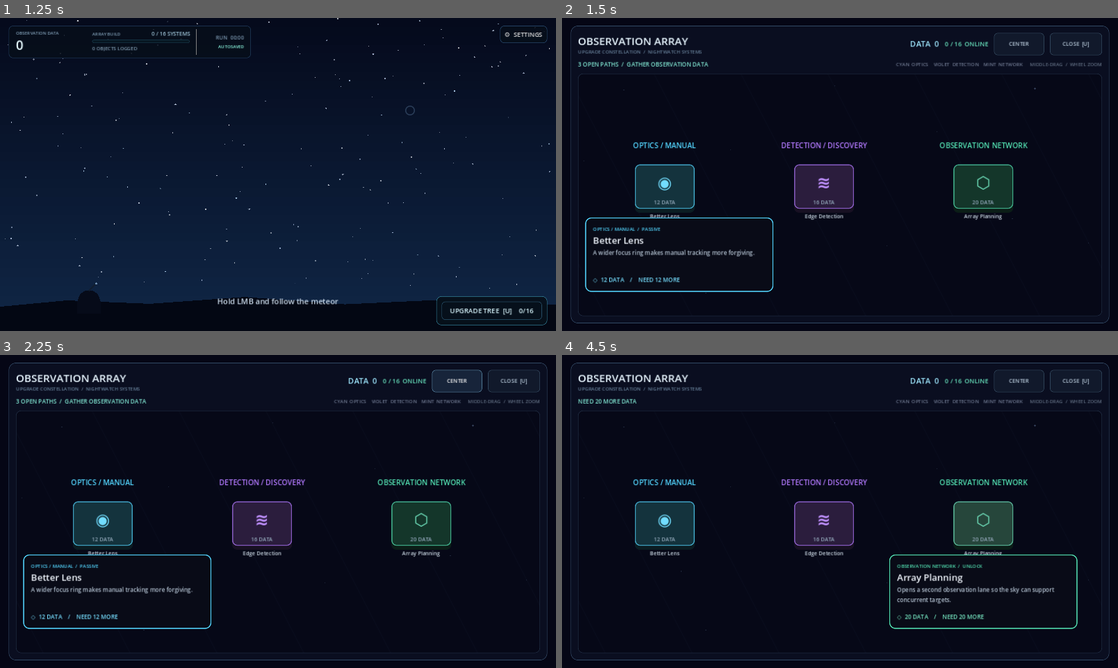
Above: before the commit, frames 1-4 (two rows, left to right).
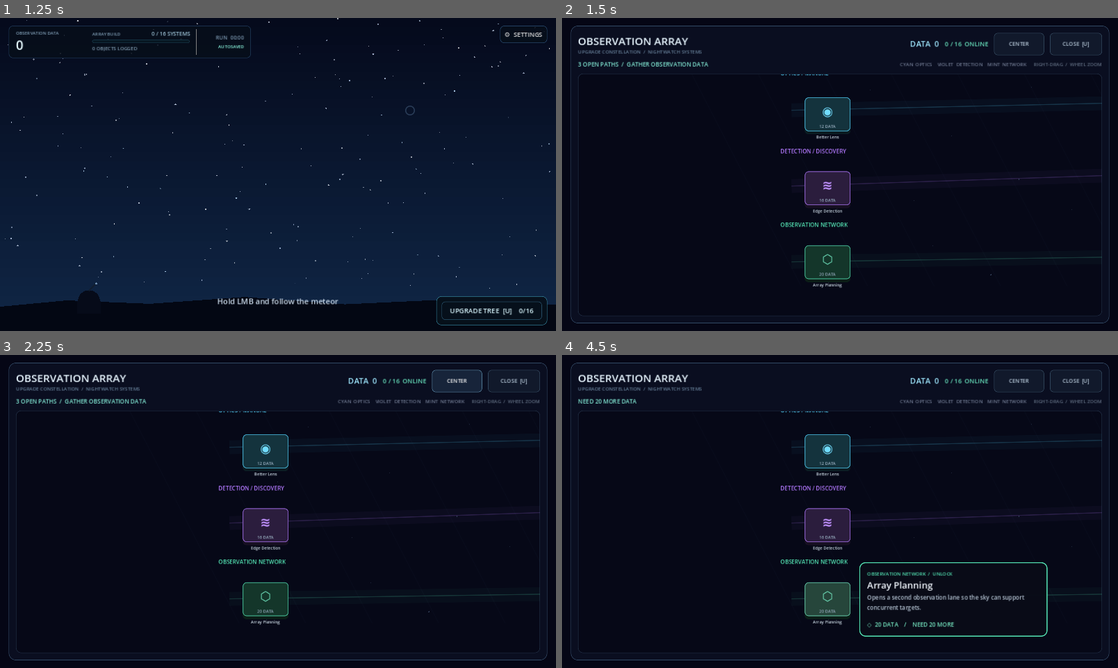
Above: after the commit, the same moments.

Repository: frotrue/nightwatch-array
Game: Godot game, scene res://scenes/main.tscn
Same seed, same stepped clock (60 frames per second), same inputs: the game is played once before the commit and once after it.
Inputs:
- Up to frame 1 (1.25 s): click "SKIP" at 0.5 s
- Up to frame 2 (1.5 s): click "UPGRADE TREE [U] 0/16" at 1.25 s
- Up to frame 3 (2.25 s): click "CENTER" at 2 s
- Up to frame 4 (4.5 s): click "◉" at 2.75 s; click "≋" at 3.5 s; click "⬡" at 4.25 s

Frame 1 is identical in both runs. In frame 2, 8.5% of the frame differs, in the area x 3-98%, y 14-88%; in frame 3, 8.5%; in frame 4, 9.7%, in the area x 3-98%, y 14-90%.
Error in both runs: Invalid call. Nonexistent function 'get_mouse_filter_with_override' in base 'Button'. (res://scripts/observation_controller.gd:243)

Commit message:
fix: simplify research tree interaction

Diff:
--- a/localization/ui.csv
+++ b/localization/ui.csv
@@ -99,7 +99,7 @@
 TREE_CENTER,CENTER,중앙으로
 TREE_CLOSE,CLOSE  [U],닫기  [U]
 TREE_LEGEND,CYAN  OPTICS    VIOLET  DETECTION    MINT  NETWORK,청록  광학    보라  탐지    민트  관측망
-TREE_CONTROLS,MIDDLE-DRAG  /  WHEEL ZOOM,휠 버튼 드래그로 이동  /  휠로 확대·축소
+TREE_CONTROLS,RIGHT-DRAG  /  WHEEL ZOOM,우클릭 드래그로 이동  /  휠로 확대·축소
 TREE_STATUS_READY,%d UPGRADE READY,시스템 설치 가능 %d개
 TREE_STATUS_PATHS,%d OPEN PATHS  /  GATHER OBSERVATION DATA,열린 경로 %d개  /  관측 데이터 필요
 TREE_STATUS_STABLE,OBSERVATION NETWORK STABLE,관측망 안정화 완료
--- a/scripts/upgrade_tree.gd
+++ b/scripts/upgrade_tree.gd
@@ -51,9 +51,7 @@
 var pan_position := Vector2.ZERO
 var panning: bool = false
 var paused_by_tree: bool = false
-var opening_layout_active: bool = false
 var refresh_pending: bool = false
-var layout_upgrade_level: int = -1
 var node_visual_keys: Dictionary = {}
 
 
@@ -81,6 +79,7 @@
 	if overlay.visible or progression == null:
 		return
 	overlay.visible = true
+	_hide_node_detail()
 	Input.mouse_mode = Input.MOUSE_MODE_VISIBLE
 	paused_by_tree = not get_tree().paused
 	get_tree().paused = true
@@ -94,6 +93,7 @@
 		return
 	overlay.visible = false
 	panning = false
+	_hide_node_detail()
 	if paused_by_tree:
 		get_tree().paused = false
 	paused_by_tree = false
@@ -114,7 +114,7 @@
 			get_viewport().set_input_as_handled()
 			return
 	if event is InputEventMouseButton:
-		if event.button_index == MOUSE_BUTTON_MIDDLE:
+		if event.button_index == MOUSE_BUTTON_RIGHT:
 			panning = event.pressed
 			get_viewport().set_input_as_handled()
 			return
@@ -192,6 +192,17 @@
 	_show_node_detail(node_id)
 
 
+func _on_node_unhovered(node_id: String) -> void:
+	if selected_node_id == node_id:
+		_hide_node_detail()
+
+
+func _hide_node_detail() -> void:
+	selected_node_id = ""
+	if detail_panel != null:
+		detail_panel.visible = false
+
+
 func _on_purchase_rejected(node_id: String, reason_key: String, value) -> void:
 	selected_node_id = node_id
 	match reason_key:
@@ -215,10 +226,6 @@
 	if progression == null or data_readout == null:
 		return
 	refresh_pending = false
-	var current_upgrade_level := int(progression.upgrade_level)
-	if layout_upgrade_level != current_upgrade_level:
-		_apply_layout_mode()
-		layout_upgrade_level = current_upgrade_level
 	data_readout.text = tr("TREE_DATA") % int(floor(progression.observation_data))
 	systems_readout.text = tr("TREE_SYSTEMS") % [progression.upgrade_level, Balance.UPGRADE_NODES.size()]
 	var available_count := 0
@@ -230,7 +237,7 @@
 		if state == "hidden" and _is_teaser_visible(definition):
 			visual_state = "teaser"
 		var visible := visual_state != "hidden"
-		if opening_layout_active and not definition.prerequisites.is_empty():
+		if progression.upgrade_level == 0 and not definition.prerequisites.is_empty():
 			visible = false
 		var button: Button = node_buttons[node_id]
 		var shadow: PanelContainer = node_shadows[node_id]
@@ -256,10 +263,10 @@
 		tree_status.text = tr("TREE_STATUS_PATHS") % available_count
 	else:
 		tree_status.text = tr("TREE_STATUS_STABLE")
-	if selected_node_id.is_empty() or not node_buttons.has(selected_node_id) or not node_buttons[selected_node_id].visible:
-		selected_node_id = _first_visible_node_id()
-	if not selected_node_id.is_empty():
+	if not selected_node_id.is_empty() and node_buttons.has(selected_node_id) and node_buttons[selected_node_id].visible and detail_panel.visible:
 		_show_node_detail(selected_node_id)
+	else:
+		_hide_node_detail()
 	tree_canvas.queue_redraw()
 
 
@@ -269,52 +276,6 @@
 		if gate_state != "hidden" and gate_state != "missing":
 			return true
 	return false
-
-
-func _first_visible_node_id() -> String:
-	for definition in Balance.UPGRADE_NODES:
-		var node_id := String(definition.id)
-		if node_buttons[node_id].visible and String(node_buttons[node_id].get_meta("visual_state")) != "teaser":
-			return node_id
-	return ""
-
-
-func _apply_layout_mode() -> void:
-	opening_layout_active = progression.upgrade_level == 0
-	var opening_positions := {
-		"better_lens": Vector2(290, 245),
-		"edge_detection": Vector2(620, 245),
-		"array_planning": Vector2(950, 245)
-	}
-	for definition in Balance.UPGRADE_NODES:
-		var node_id := String(definition.id)
-		var position := Vector2(definition.position)
-		if opening_layout_active and opening_positions.has(node_id):
-			position = opening_positions[node_id]
-		_set_node_position(node_id, position)
-	var normal_rows := {"optics": 34.0, "detection": 245.0, "network": 444.0}
-	var opening_x := {"optics": 212.0, "detection": 542.0, "network": 872.0}
-	for branch_id in branch_labels:
-		var label: Label = branch_labels[branch_id]
-		if opening_layout_active:
-			label.position = Vector2(float(opening_x[branch_id]), 195.0)
-			label.size = Vector2(280.0, 32.0)
-			label.horizontal_alignment = HORIZONTAL_ALIGNMENT_CENTER
-		else:
-			label.position = Vector2(24.0, float(normal_rows[branch_id]))
-			label.size = Vector2(300.0, 28.0)
-			label.horizontal_alignment = HORIZONTAL_ALIGNMENT_LEFT
-
-
-func _set_node_position(node_id: String, position: Vector2) -> void:
-	if not node_buttons.has(node_id):
-		return
-	var button: Button = node_buttons[node_id]
-	var shadow: PanelContainer = node_shadows[node_id]
-	var name_label: Label = node_names[node_id]
-	button.position = position
-	shadow.position = position + Vector2(0, 8)
-	name_label.position = Vector2(position.x + button.size.x * 0.5 - 95.0, position.y + button.size.y + 7.0)
 
 
 func _apply_node_visual(definition: Dictionary, visual_state: String) -> void:
@@ -436,9 +397,7 @@
 	var node_size := button.size * zoom
 	var panel_size := Vector2(390.0, 154.0)
 	var desired := Vector2(node_top_left.x + node_size.x + 18.0, node_top_left.y + node_size.y * 0.5 - panel_size.y * 0.5)
-	if opening_layout_active:
-		desired = Vector2(node_top_left.x + node_size.x * 0.5 - panel_size.x * 0.5, node_top_left.y + node_size.y + 18.0)
-	elif desired.x + panel_size.x > content_clip.size.x - 14.0:
+	if desired.x + panel_size.x > content_clip.size.x - 14.0:
 		desired.x = node_top_left.x - panel_size.x - 18.0
 	if desired.y + panel_size.y > content_clip.size.y - 14.0:
 		desired.y = node_top_left.y - panel_size.y - 18.0
@@ -617,6 +576,7 @@
 	button.set_meta("visual_state", "hidden")
 	button.pressed.connect(_on_node_pressed.bind(node_id))
 	button.mouse_entered.connect(_on_node_hovered.bind(node_id))
+	button.mouse_exited.connect(_on_node_unhovered.bind(node_id))
 	tree_canvas.add_child(button)
 
 	var icon_label := _make_label(String(definition.icon), 38 if major else 34, Color.WHITE)
@@ -693,17 +653,16 @@
 		var radius := 1.7 if index % 5 == 0 else 1.0
 		var alpha := 0.28 if index % 5 == 0 else 0.16
 		tree_canvas.draw_circle(BACKGROUND_STARS[index], radius, Color(0.65, 0.82, 1.0, alpha))
-	if not opening_layout_active:
-		var branch_lanes := {
-			"optics": [Vector2(55, 145), Vector2(1395, 115)],
-			"detection": [Vector2(55, 350), Vector2(1395, 305)],
-			"network": [Vector2(55, 555), Vector2(1395, 535)]
-		}
-		for branch_id in branch_lanes:
-			var branch_color: Color = Balance.BRANCHES[branch_id].color
-			var lane: Array = branch_lanes[branch_id]
-			tree_canvas.draw_line(lane[0], lane[1], Color(branch_color, 0.035), 36.0, true)
-			tree_canvas.draw_line(lane[0], lane[1], Color(branch_color, 0.18), 1.4, true)
+	var branch_lanes := {
+		"optics": [Vector2(55, 145), Vector2(1395, 115)],
+		"detection": [Vector2(55, 350), Vector2(1395, 305)],
+		"network": [Vector2(55, 555), Vector2(1395, 535)]
+	}
+	for branch_id in branch_lanes:
+		var branch_color: Color = Balance.BRANCHES[branch_id].color
+		var lane: Array = branch_lanes[branch_id]
+		tree_canvas.draw_line(lane[0], lane[1], Color(branch_color, 0.035), 36.0, true)
+		tree_canvas.draw_line(lane[0], lane[1], Color(branch_color, 0.18), 1.4, true)
 	if progression == null:
 		return
 	for definition in Balance.UPGRADE_NODES:
--- a/tests/smoke_test.gd
+++ b/tests/smoke_test.gd
@@ -122,13 +122,13 @@
 	_check(game.hud.next_system_bar.max_value == 12.0 and game.hud.next_system_bar.value == 0.0, "next-system card shows progress toward its Data cost")
 	_check(game.progression.get_node_state("long_exposure") == "hidden", "adjacent optics node begins hidden")
 	var closed_tree_style_id: int = game.upgrade_tree.node_buttons["better_lens"].get_theme_stylebox("normal").get_instance_id()
-	var closed_tree_layout_level: int = game.upgrade_tree.layout_upgrade_level
+	var closed_tree_optics_position: Vector2 = game.upgrade_tree.node_buttons["better_lens"].position
 	var data_before_rejected_purchase: float = game.progression.observation_data
 	_check(not game.progression.request_purchase("array_planning"), "purchase fails when Observation Data is insufficient")
 	_check(game.progression.observation_data == data_before_rejected_purchase, "failed purchase never deducts Data")
 	game.progression.add_debug_data(100.0)
 	_check(game.upgrade_tree.refresh_pending, "closed upgrade tree defers progression refreshes")
-	_check(game.upgrade_tree.layout_upgrade_level == closed_tree_layout_level, "observation data does not relayout a closed upgrade tree")
+	_check(game.upgrade_tree.node_buttons["better_lens"].position == closed_tree_optics_position, "observation data does not move the fixed upgrade tree")
 	_check(game.upgrade_tree.node_buttons["better_lens"].get_theme_stylebox("normal").get_instance_id() == closed_tree_style_id, "closed upgrade tree reuses node styles during observation rewards")
 	_check(game.hud.data_gain_label.visible, "resource gains receive immediate HUD feedback")
 	_check(game.hud.next_header.visible and game.hud.next_progress_row.visible, "affordable upgrades expand the contextual tree prompt")
@@ -147,13 +147,35 @@
 	_check(game.upgrade_tree.is_open(), "upgrade tree opens")
 	_check(not game.upgrade_tree.refresh_pending, "opening the upgrade tree applies one deferred refresh")
 	_check(paused, "opening the upgrade tree pauses gameplay")
-	_check(game.upgrade_tree.opening_layout_active, "the untouched tree presents the three opening branches as a focused choice")
 	var opening_optics: Button = game.upgrade_tree.node_buttons["better_lens"]
 	var opening_detection: Button = game.upgrade_tree.node_buttons["edge_detection"]
 	var opening_network: Button = game.upgrade_tree.node_buttons["array_planning"]
-	_check(is_equal_approx(opening_optics.position.y, opening_detection.position.y) and is_equal_approx(opening_detection.position.y, opening_network.position.y), "opening branch cards share one readable horizontal row")
+	var initial_tree_positions := {
+		"better_lens": opening_optics.position,
+		"edge_detection": opening_detection.position,
+		"array_planning": opening_network.position
+	}
+	_check(is_equal_approx(opening_optics.position.x, opening_detection.position.x) and is_equal_approx(opening_detection.position.x, opening_network.position.x), "opening branch cards use the permanent branch-aligned layout")
+	_check(opening_optics.position.y < opening_detection.position.y and opening_detection.position.y < opening_network.position.y, "opening branches are stacked like the full research tree")
 	_check(not game.upgrade_tree.node_buttons["long_exposure"].visible, "follow-up systems stay hidden until the first opening choice is installed")
-	_check(game.upgrade_tree.detail_panel.anchor_top == 0.0 and game.upgrade_tree.detail_panel.size.x >= 390.0, "node detail follows the selected card instead of using a detached bottom corner")
+	_check(not game.upgrade_tree.detail_panel.visible, "node detail starts hidden until a card is hovered")
+	game.upgrade_tree._on_node_hovered("better_lens")
+	_check(game.upgrade_tree.detail_panel.visible and game.upgrade_tree.selected_node_id == "better_lens", "hovering a node reveals its detail")
+	game.upgrade_tree._on_node_unhovered("better_lens")
+	_check(not game.upgrade_tree.detail_panel.visible and game.upgrade_tree.selected_node_id.is_empty(), "leaving a node dismisses its detail")
+	var pan_before_right_drag: Vector2 = game.upgrade_tree.pan_position
+	var right_down := InputEventMouseButton.new()
+	right_down.button_index = MOUSE_BUTTON_RIGHT
+	right_down.pressed = true
+	game.upgrade_tree._input(right_down)
+	var right_drag := InputEventMouseMotion.new()
+	right_drag.relative = Vector2(23.0, -11.0)
+	game.upgrade_tree._input(right_drag)
+	var right_up := InputEventMouseButton.new()
+	right_up.button_index = MOUSE_BUTTON_RIGHT
+	right_up.pressed = false
+	game.upgrade_tree._input(right_up)
+	_check(game.upgrade_tree.pan_position == pan_before_right_drag + right_drag.relative and not game.upgrade_tree.panning, "right-drag pans the research tree and releases cleanly")
 	game.upgrade_tree.close_tree()
 	_check(not paused, "closing the upgrade tree resumes gameplay")
 
@@ -210,6 +232,10 @@
 	_check(game.progression.get_tracking_radius() > 36.0, "Better Lens changes the hit radius")
 	_check(game.hud.array_progress_bar.value == 1.0, "array completion meter advances with purchases")
 	_check(game.progression.get_node_state("long_exposure") == "available", "purchasing a node reveals its adjacent child")
+	game.upgrade_tree.open_tree()
+	await process_frame
+	_check(game.upgrade_tree.node_buttons["better_lens"].position == initial_tree_positions["better_lens"] and game.upgrade_tree.node_buttons["edge_detection"].position == initial_tree_positions["edge_detection"] and game.upgrade_tree.node_buttons["array_planning"].position == initial_tree_positions["array_planning"], "purchasing a system never rearranges the research tree")
+	game.upgrade_tree.close_tree()
 	var data_after_better_lens: float = game.progression.observation_data
 	_check(not game.progression.request_purchase("better_lens"), "a purchased node cannot be bought twice")
 	_check(game.progression.observation_data == data_after_better_lens, "duplicate purchase cannot deduct Data")
Binary file changed: localization/ui.en.translation
Binary file changed: localization/ui.ko.translation
